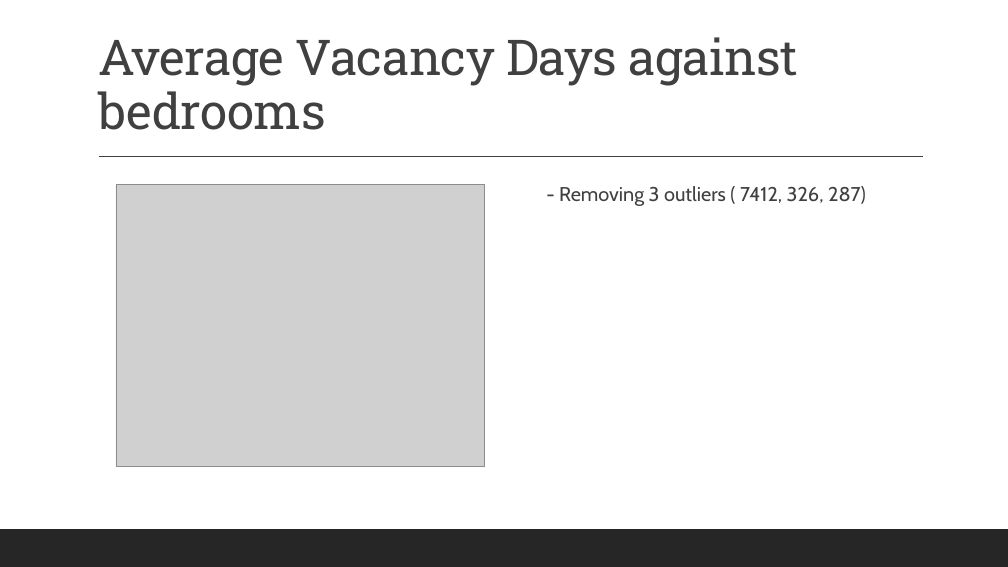
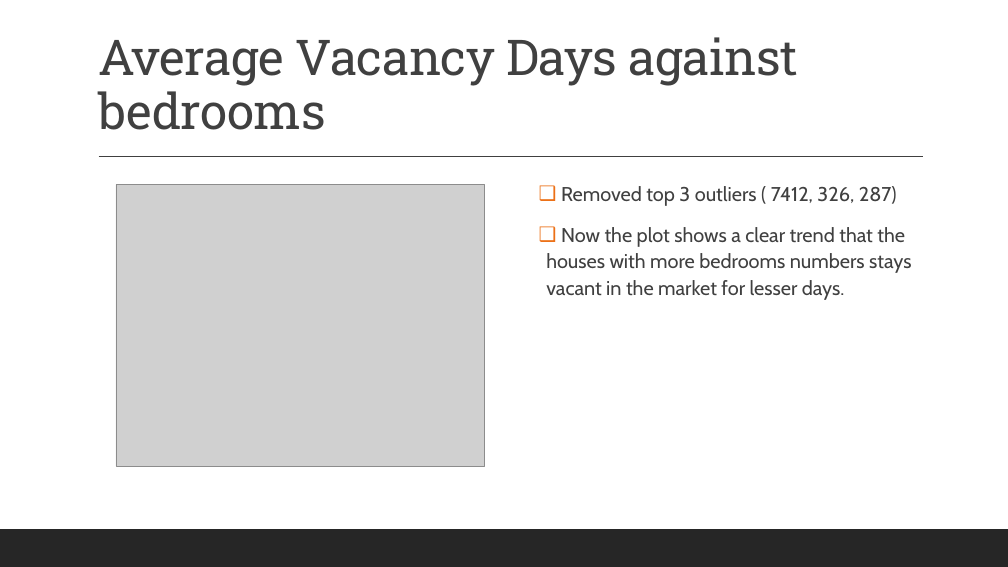
Before and after one commit to Anguyensfg/project-1, a slide deck: slide 17 of QLD Housing Vacancy.pptx (slide 14 before the commit). Drawn at 1008x567 pixels with LibreOffice and Linux fonts; fonts in the diff are those of the drawing; grey boxes stand for pictures. Boxes give left, top, right and bottom in pixels: in the first picture for what was removed or moved away, otherwise in the second. Text is boxed around its words. In the diff, an @@ line names an element or a change of style, - is before the commit and + after.

```diff
--- a/QLD Housing Vacancy.pptx
+++ b/QLD Housing Vacancy.pptx
@@ text at [546, 186, 911, 300]: text changed @@
-  - Removing 3 outliers ( 7412, 326, 287)
+❑ Removed top 3 outliers ( 7412, 326, 287)
+❑ Now the plot shows a clear trend that the houses with more bedrooms numbers stays vacant in the market for lesser days.
```
Also in this commit, not shown: 9 other slides changed, 11 slides added, 9 slides removed.
